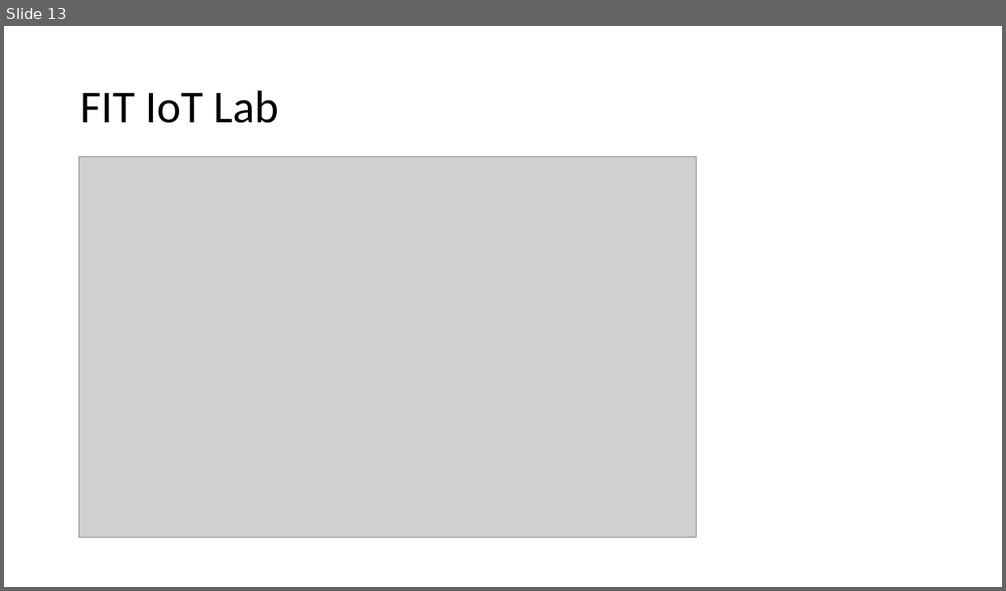
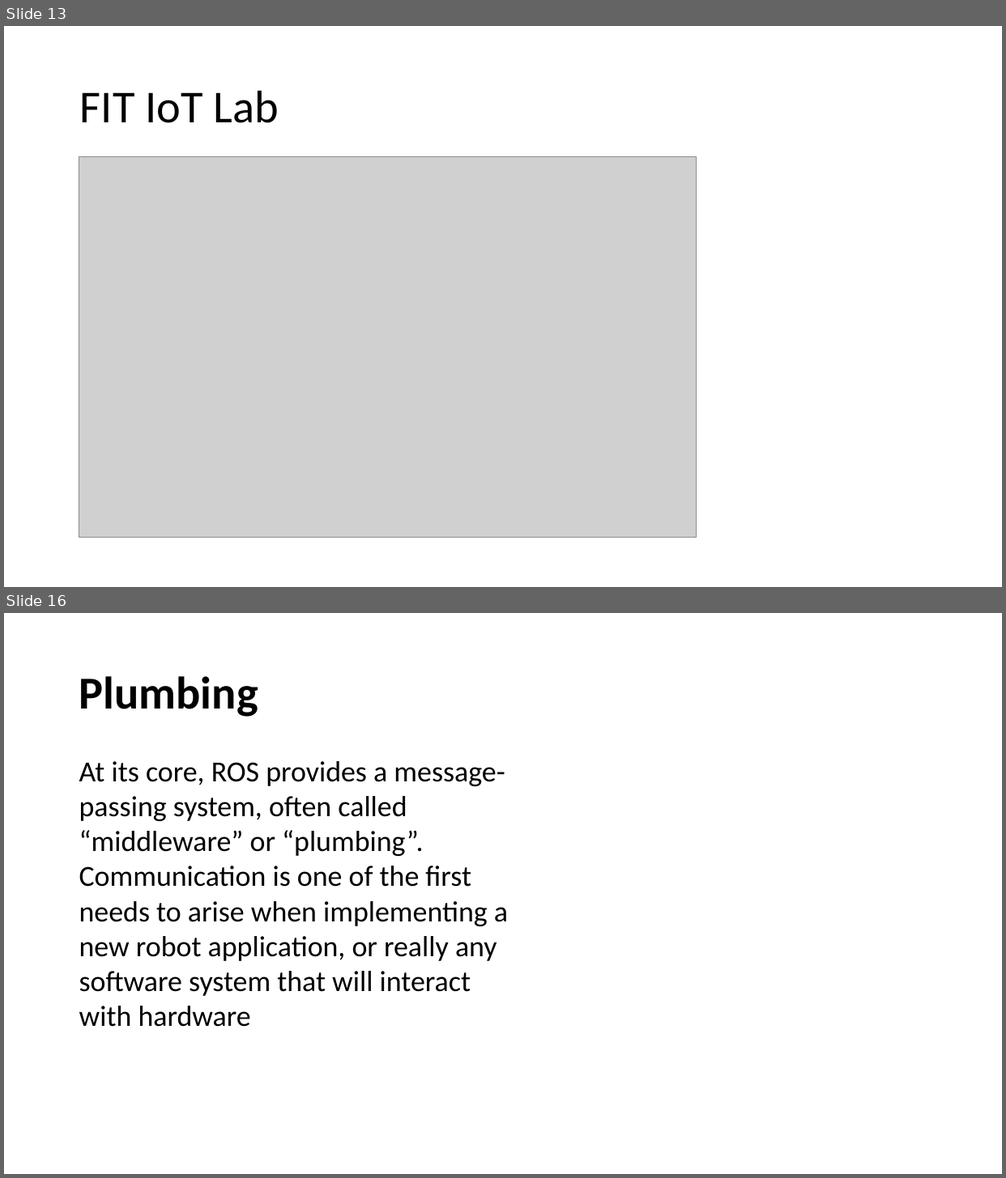
Before and after one commit to dimicom3/NOS, a slide deck: drugi_proj/zephyr.pptx. Shown one above the other, each under a label of ours: slide 13 before the commit, slides 13 and 16 after it; the slides between them are not shown. The pictures are 1006x591 and 1006x1178 pixels, drawn with LibreOffice and Linux fonts; fonts in the diff are those of the drawing; grey boxes stand for pictures. Boxes give left, top, right and bottom in pixels: in the first picture for what was removed or moved away, otherwise in the second. Text is boxed around its words. In the diff, an @@ line names an element or a change of style, - is before the commit and + after.

```diff
--- a/drugi_proj/zephyr.pptx
+++ b/drugi_proj/zephyr.pptx
@@ slide 16 added at [4, 613, 1002, 1174], background #FFFFFF @@
@@ title added at [79, 676, 258, 717], 44 pt, text #000000, bold @@
+Plumbing
@@ text added at [79, 761, 508, 1027], 28 pt, text #000000 @@
+At its core, ROS provides a message-passing system, often called “middleware” or “plumbing”. Communication is one of the first needs to arise when implementing a new robot application, or really any software system that will interact with hardware
```
Also in this commit, not shown: 6 other slides added, 14 other files.
